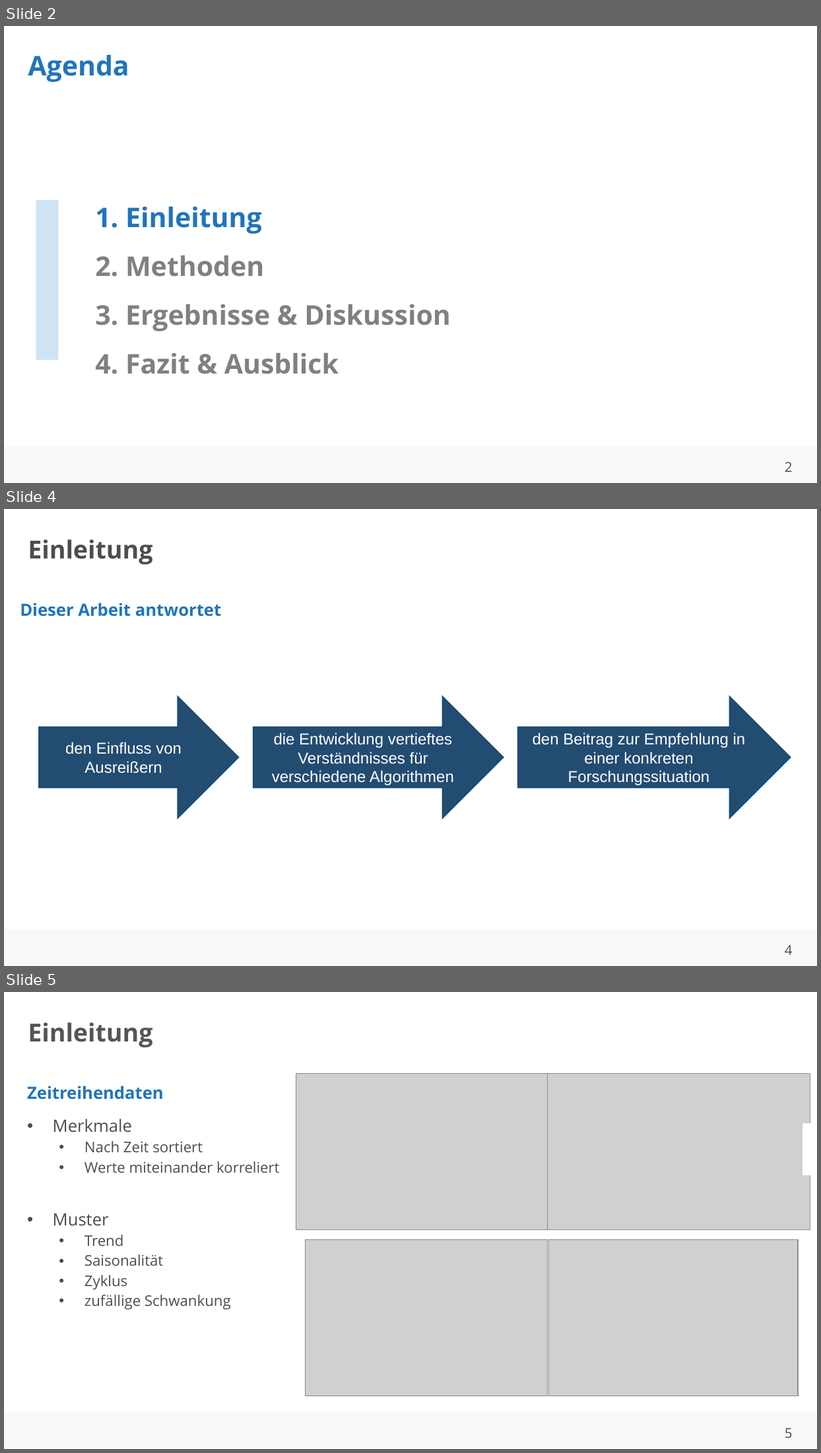
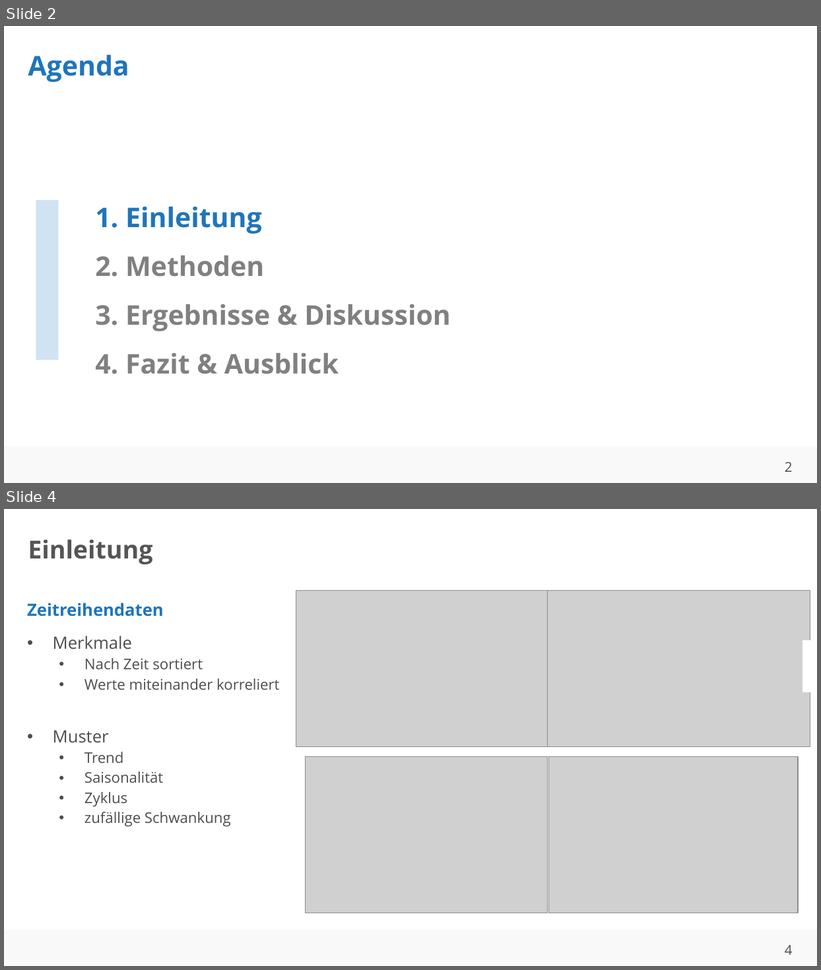
Before and after one commit to ahndavin/Abschlussarbeit_Bachelor, a slide deck: Kolloquium/Kolloquium.pptx. Shown one above the other, each under a label of ours: slides 2, 4 and 5 before the commit, slides 2 and 4 after it; the slides between them are not shown. The pictures are 821x1453 and 821x970 pixels, drawn with LibreOffice and Linux fonts; fonts in the diff are those of the drawing; grey boxes stand for pictures; background and template pictures are left out. Boxes give left, top, right and bottom in pixels: in the first picture for what was removed or moved away, otherwise in the second. Text is boxed around its words. In the diff, an @@ line names an element or a change of style, - is before the commit and + after.

```diff
--- a/Kolloquium/Kolloquium.pptx
+++ b/Kolloquium/Kolloquium.pptx
@@ slide 4 removed at [4, 509, 817, 966], background #FFFFFF; not listed: 2 template elements that a slide beside it also shows @@
@@ title removed at [28, 539, 152, 564] @@
-Einleitung
@@ text removed at [20, 603, 221, 617] @@
-Dieser Arbeit antwortet
@@ right arrow removed at [39, 697, 238, 819] @@
-den Einfluss von
-Ausreißern
@@ right arrow removed at [253, 697, 504, 819] @@
-die Entwicklung vertieftes
-Verständnisses für
-verschiedene Algorithmen
@@ right arrow removed at [518, 697, 790, 819] @@
-den Beitrag zur Empfehlung in einer konkreten
-Forschungssituation
@@ what was slide 5 is now slide 4 @@
@@ page number at [785, 945, 793, 955]: text changed @@
-5
+4
```
Also in this commit, not shown: 7 slides changed, 3 slides added.
